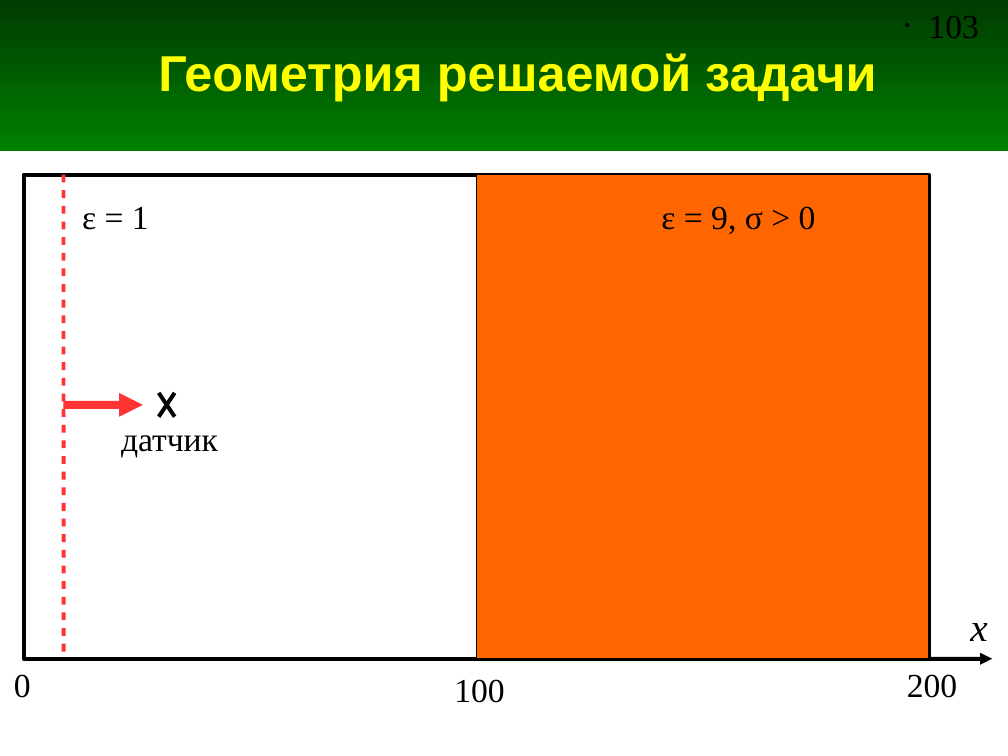
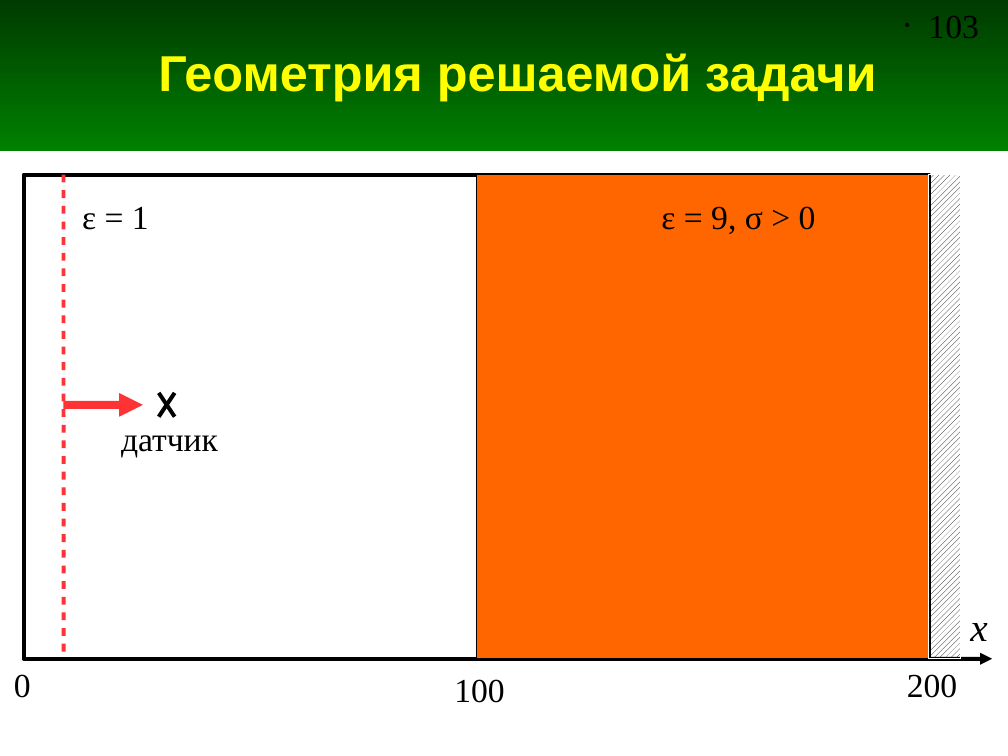
Before and after one commit to andris0147sv/modelling, a slide deck: slide 103 of presentations/2. FDTD.odp. Drawn at 1008x756 pixels with LibreOffice and Linux fonts; fonts in the diff are those of the drawing. Boxes give left, top, right and bottom in pixels: in the first picture for what was removed or moved away, otherwise in the second. Text is boxed around its words. In the diff, an @@ line names an element or a change of style, - is before the commit and + after.

```diff
--- a/presentations/2. FDTD.odp
+++ b/presentations/2. FDTD.odp
@@ rectangle added at [928,174,960,658], fill pattern #000000 on #FFFFFF, outline #FFFFFF 0 pt @@
```
Also in this commit, not shown: 5 other slides changed, 4 slides added, 5 other files.
